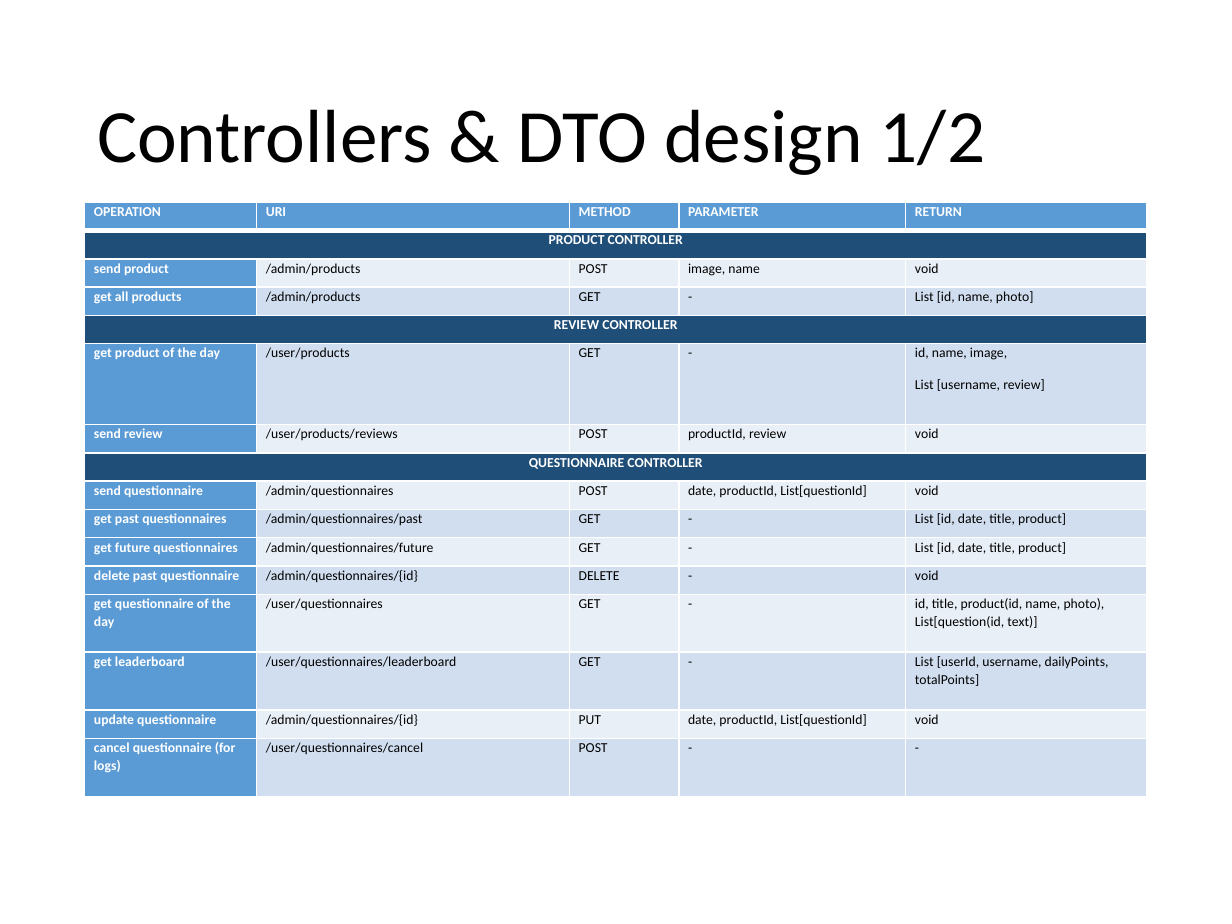
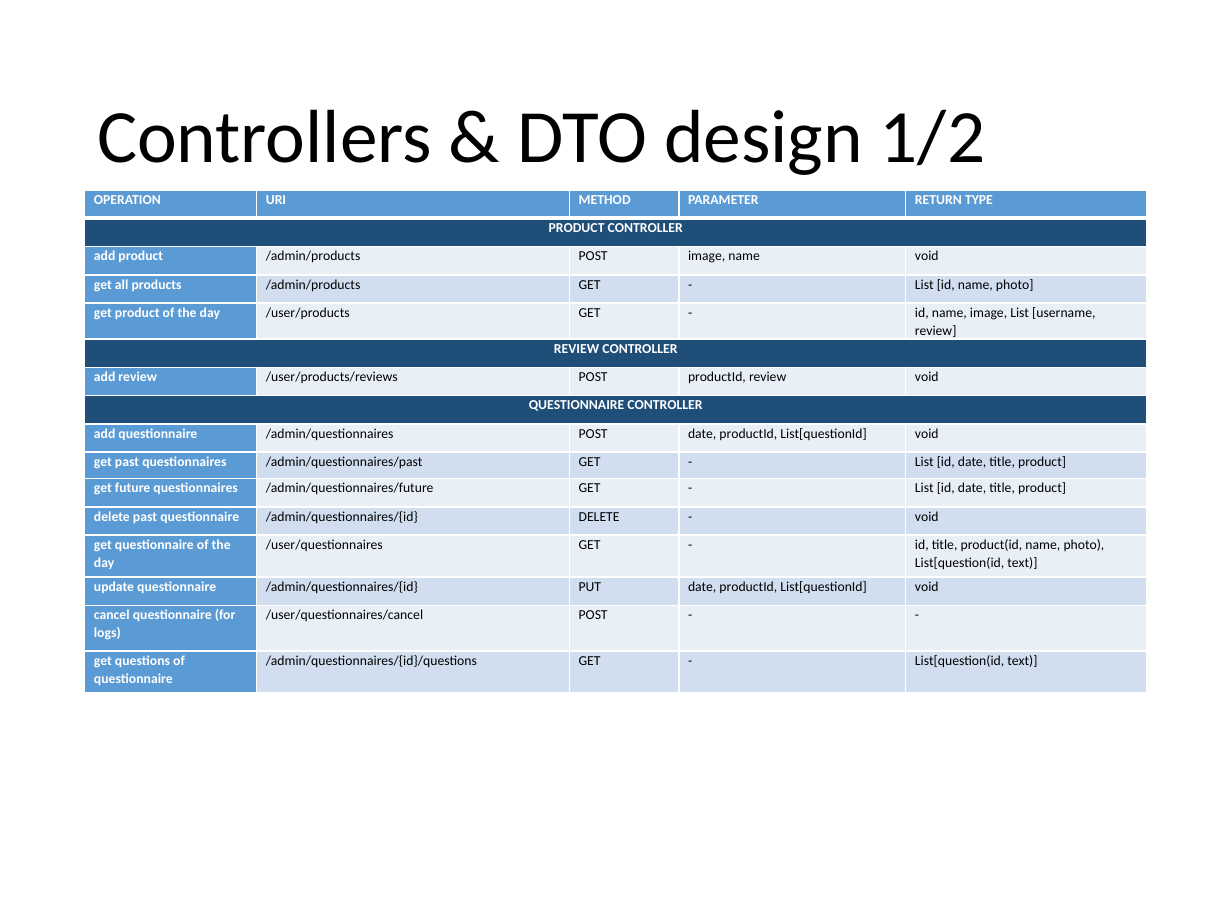
Before and after one commit to Paso198/Gamified-Marketing-Application, a slide deck: slide 52 of Design.pptx. Drawn at 1232x924 pixels with LibreOffice and Linux fonts; fonts in the diff are those of the drawing. Boxes give left, top, right and bottom in pixels: in the first picture for what was removed or moved away, otherwise in the second. Text is boxed around its words. In the diff, an @@ line names an element or a change of style, - is before the commit and + after.

```diff
--- a/Design.pptx
+++ b/Design.pptx
@@ table at [85, 190, 1148, 691] @@
-row 1, column 5: RETURN
+row 1, column 5: RETURN TYPE
-row 3, column 1: send product
+row 3, column 1: add product
+row 5: get product of the day | /user/products | GET | - | id, name, image, List [username, review]
-row 6: get product of the day | /user/products | GET | - | id, name, image, / List [username, review]
-row 7: send review | /user/products/reviews | POST | productId, review | void
+row 7: add review | /user/products/reviews | POST | productId, review | void
-row 9, column 1: send questionnaire
+row 9, column 1: add questionnaire
-row 14: get leaderboard | /user/questionnaires/leaderboard | GET | - | List [userId, username, dailyPoints, totalPoints]
+row 16: get questions of questionnaire | /admin/questionnaires/{id}/questions | GET | - | List[question(id, text)]
@@ fill #1F4E79 to #5B9BD5 in row 5, column 1 @@
@@ fill #5B9BD5 to #1F4E79 in row 6, column 1 @@
@@ table: place and size @@
-table at [85, 202, 1148, 796]
+table at [85, 190, 1148, 691]
```
Also in this commit, not shown: 8 other slides changed, 1 slide added, 1 other file.
